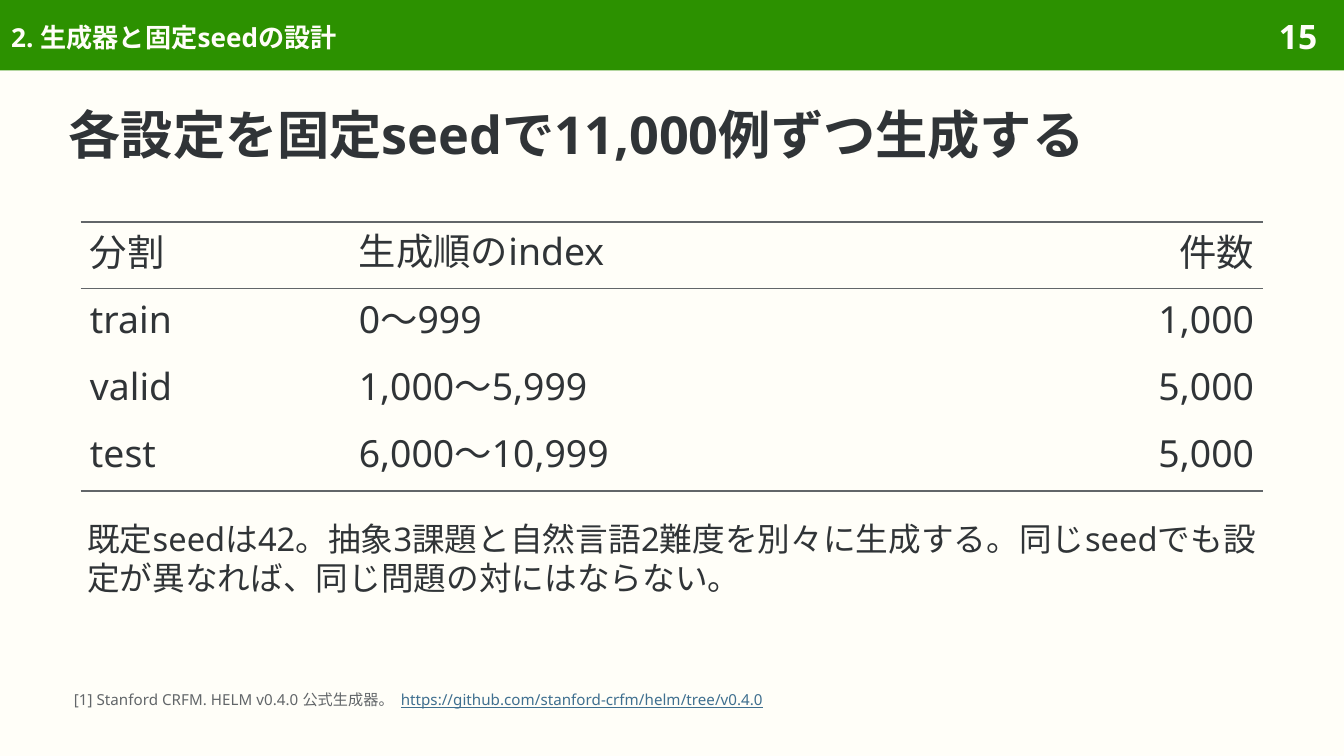
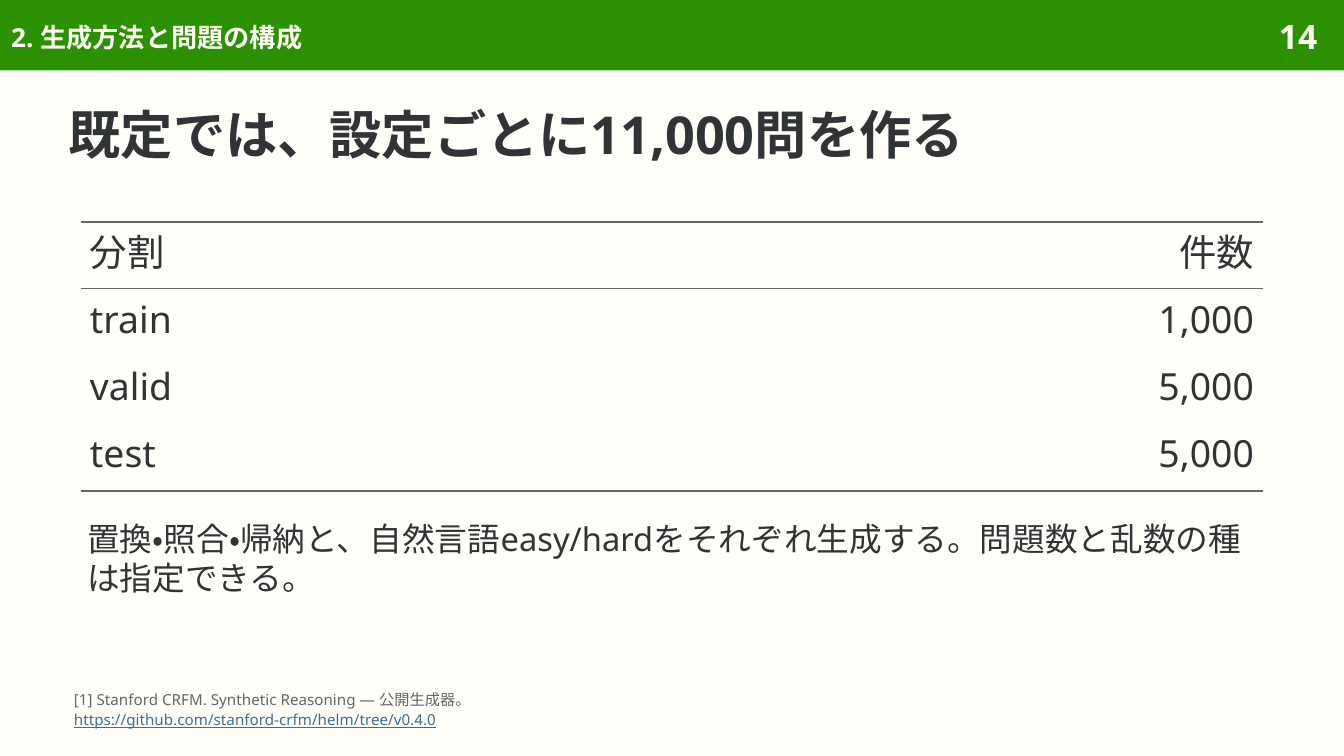
Before and after one commit to sasakiy84/datasets-in-10-minutes, a slide deck: slide 14 of slides/datasets-in-10-minutes-synthetic-reasoning.pptx (slide 15 before the commit). Drawn at 1344x756 pixels with LibreOffice and Linux fonts; fonts in the diff are those of the drawing. Boxes give left, top, right and bottom in pixels: in the first picture for what was removed or moved away, otherwise in the second. Text is boxed around its words. In the diff, an @@ line names an element or a change of style, - is before the commit and + after.

Commit message:
Explain synthetic reasoning tasks and retain representative results

```diff
--- a/slides/datasets-in-10-minutes-synthetic-reasoning.pptx
+++ b/slides/datasets-in-10-minutes-synthetic-reasoning.pptx
@@ title at (x1=11, y1=24, x2=302, y2=50): text changed @@
-2. 生成器と固定seedの設計
+2. 生成方法と問題の構成
@@ page number at (x1=1279, y1=25, x2=1317, y2=49): text changed @@
-15
+14
@@ title at (x1=69, y1=109, x2=964, y2=161): text changed @@
-各設定を固定seedで11,000例ずつ生成する
+既定では、設定ごとに11,000問を作る
@@ table at (x1=81, y1=222, x2=1263, y2=491) @@
-column 2: 生成順のindex | 0〜999 | 1,000〜5,999 | 6,000〜10,999
@@ text at (x1=87, y1=523, x2=1241, y2=593): text changed @@
-既定seedは42。抽象3課題と自然言語2難度を別々に生成する。同じseedでも設定が異なれば、同じ問題の対にはならない。
+置換・照合・帰納と、自然言語easy/hardをそれぞれ生成する。問題数と乱数の種は指定できる。
@@ text at (x1=74, y1=692, x2=470, y2=729): text changed @@
-[1] Stanford CRFM. HELM v0.4.0 公式生成器。 https://github.com/stanford-crfm/helm/tree/v0.4.0
+[1] Stanford CRFM. Synthetic Reasoning — 公開生成器。
+https://github.com/stanford-crfm/helm/tree/v0.4.0
```
Also in this commit, not shown: 43 other slides changed, 11 slides removed, 44 other files.
